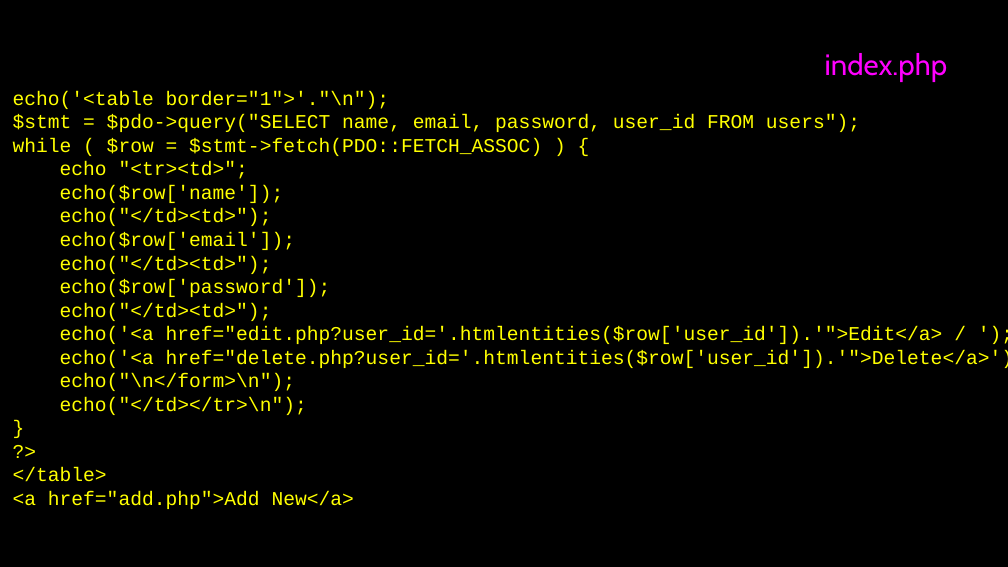
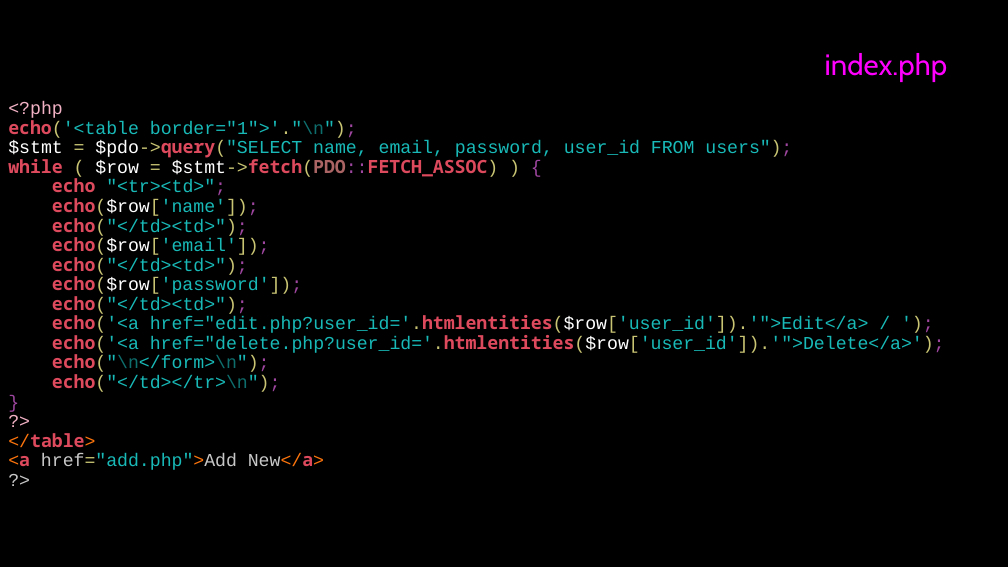
Before and after one commit to csev/wa4e, a slide deck: slide 7 of lectures/PHP-08-CRUD.ppt. Drawn at 1008x567 pixels with LibreOffice and Linux fonts; fonts in the diff are those of the drawing. Boxes give left, top, right and bottom in pixels: in the first picture for what was removed or moved away, otherwise in the second. Text is boxed around its words. In the diff, an @@ line names an element or a change of style, - is before the commit and + after.

```diff
--- a/lectures/PHP-08-CRUD.ppt
+++ b/lectures/PHP-08-CRUD.ppt
@@ text at [8, 102, 945, 470]: paragraph added @@
+?>
@@ text at [8, 102, 62, 121]: paragraph added @@
+<?php
@@ text at [8, 117, 945, 470]: size 14 to 12.9 pt; font Courier New to Noto Sans Mono, text colour #FFFF00 to #DD495D, bold on in "echo('<table", "$pdo->query("SELECT", "while $stmt->fetch(PDO::FETCH_ASSOC)", "echo" and 12 more places; text colour #FFFF00 to #C8C473 in "echo('<table border="1">'."\n");", "= $pdo->query("SELECT users");", "( = $stmt->fetch(PDO::FETCH_ASSOC) )", "echo($row['name']);" and 10 more places; text colour #FFFF00 to #18B9B7 in "echo('<table border="1">'."\n");", "$pdo->query("SELECT name, email, password, user_id FROM user ...", ""<tr><td>";", "echo($row['name']);" and 10 more places; text colour #FFFF00 to #0E6E6D in "border="1">'."\n");", "echo("\n</form>\n");", "echo("</td></tr>\n");"; text colour #FFFF00 to #9F47A0 in "border="1">'."\n");", "users");", "$stmt->fetch(PDO::FETCH_ASSOC) {", ""<tr><td>";" and 11 more places; text colour #FFFF00 to #FFFFFF in "$stmt $pdo->query("SELECT", "$row $stmt->fetch(PDO::FETCH_ASSOC)", "echo($row['name']);", "echo($row['email']);" and 3 more places; text colour #FFFF00 to #AB6464 in "$stmt->fetch(PDO::FETCH_ASSOC)"; text colour #FFFF00 to #F2B2C5 in "?>"; text colour #FFFF00 to #FC740C in "</table>", "<a href="add.php">Add New</a>"; text colour #FFFF00 to #C7C7C7 in "href="add.php">Add New</a>"; line spacing 1 to 0.9 @@
```
Also in this commit, not shown: 10 other slides changed, 1 slide added, 1 slide removed.
